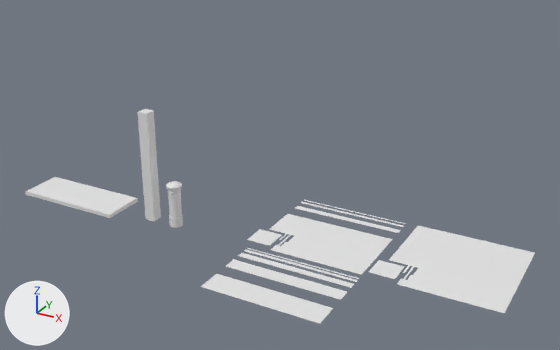
A saved change to the FBX model Assets/WorkflowExamples/UltimateTrim/UltimateTrimExamples.fbx.
Both versions are drawn from a 50 mm camera at (15.8, -19.4, 12.5) aimed at (2.6, 4.5, 0.5). Arrows for +X, +Y and +Z are at lower left; the lights stay in place. Where no turn or scale is listed for an object, it has been applied to the vertices.

Objects in the first picture: 'HotspotAtlas', 'HotspotAtlas.001', 'HotspotAtlas.002', 'Pillar_4m', 'PostBox_HotspotUvs', 'TableTop'.
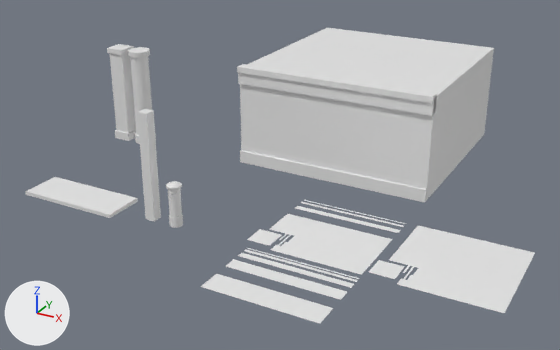
Commit message: Added more example assets

The change, as a diff of the scene's bpy script:
```diff
--- a/Assets/WorkflowExamples/UltimateTrim/UltimateTrimExamples.fbx.py
+++ b/Assets/WorkflowExamples/UltimateTrim/UltimateTrimExamples.fbx.py
@@ me_cube_002 @@
+me_cube_002.from_pydata([(8.0, 8.0, 4.0), (8.0, 8.0, 0.0), (8.0, 0.0, 4.0), (8.0, 0.0, 0.0), (0.0, 8.0, 4.0), (0.0, 8.0, 0.0), (0.0, 0.0, 4.0), (0.0, 0.0, 0.0), (8.0, 8.0, 1.0), (8.0, 0.0, 1.0), (0.0, 8.0, 1.0), (0.0, 0.0, 1.0)], [], [(0, 4, 6, 2), (9, 2, 6, 11), (5, 1, 3, 7), (11, 6, 4, 10), (8, 0, 2, 9), (3, 9, 11, 7), (7, 11, 10, 5), (1, 8, 9, 3), (5, 10, 8, 1), (10, 4, 0, 8)])
+for i in [0]: me_cube_002.polygons[i].material_index = 1
+me_cube_002.materials.append(mat_brick_tiling)  # its picture is missing
+me_cube_002.materials.append(mat_stone_tiling)  # its picture is missing
@@ ob_building_pillar_square_01_top @@
+ob_building_pillar_square_01_top = bpy.data.objects.new('Building_Pillar_Square_01_Top', me_cube_043)  # a box spanning x -0.399..0.399, y -0.399..0.399, z -0.113..0.1; in mat_stone_trim (its picture is missing)
+ob_building_pillar_square_01_top.location = (-6.0, 6.0, 4.0)
@@ ob_building_pillar_square_01_bottom @@
+ob_building_pillar_square_01_bottom = bpy.data.objects.new('Building_Pillar_Square_01_Bottom', me_cube_042)  # a box spanning x -0.399..0.399, y -0.399..0.399, z -0.007..0.34; in mat_stone_trim (its picture is missing)
+ob_building_pillar_square_01_bottom.location = (-6.0, 6.0, 0.0)
@@ ob_building_pillar_round_01_top @@
+ob_building_pillar_round_01_top = bpy.data.objects.new('Building_Pillar_Round_01_Top', me_cylinder_001)  # 48 vertices, 38 faces; spans x -0.465..0.465, y -0.465..0.465, z -0.113..0.1; in mat_stone_trim (its picture is missing)
+ob_building_pillar_round_01_top.location = (-5.0, 6.0, 4.0)
@@ ob_building_trim_16m_roof_01 @@
+ob_building_trim_16m_roof_01 = bpy.data.objects.new('Building_Trim_16m_Roof_01', me_cube_015)  # 14 vertices, 13 faces; spans x 0.0..8.0, y -0.2..0.25, z -0.61..0.1; in mat_stone_trim (its picture is missing)
+ob_building_trim_16m_roof_01.location = (0.0, 6.0, 4.0)
@@ ob_building_trim_16m_floor_01 @@
+ob_building_trim_16m_floor_01 = bpy.data.objects.new('Building_Trim_16m_Floor_01', me_cube_016)  # a box spanning x 0.0..8.0, y -0.12..0.02, z 0.0..0.5; in mat_stone_trim (its picture is missing)
+ob_building_trim_16m_floor_01.location = (0.0, 6.0, 0.0)
@@ ob_building_pillar_round_01 @@
+ob_building_pillar_round_01 = bpy.data.objects.new('Building_Pillar_Round_01', me_cylinder_003)  # 24 vertices, 14 faces; spans x -0.39..0.39, y -0.39..0.39, z 0.0..4.0; in mat_brick_tiling (its picture is missing)
+ob_building_pillar_round_01.location = (-5.0, 6.0, 0.0)
@@ ob_building_module_16x16 @@
+ob_building_module_16x16 = bpy.data.objects.new('Building_Module_16x16', me_cube_002)
+ob_building_module_16x16.location = (0.0, 6.0, 0.0)
@@ ob_building_pillar_square_01 @@
+ob_building_pillar_square_01 = bpy.data.objects.new('Building_Pillar_Square_01', me_cube_005)  # a box spanning x -0.34..0.34, y -0.34..0.34, z 0.0..4.0; in mat_stone_trim (its picture is missing)
+ob_building_pillar_square_01.location = (-6.0, 6.0, 0.0)
```

What differs and where, as boxes (x1, y1, x2, y2) in the pictures (560 x 350 px):
'Building_Module_16x16', added: after (240, 28, 494, 200)
    faces in mat_brick_tiling (its picture is missing): (240, 48, 494, 200)
    faces in mat_stone_tiling (its picture is missing): (247, 28, 493, 96)
'Building_Trim_16m_Roof_01', added: after (237, 64, 437, 116)
'Building_Trim_16m_Floor_01', added: after (240, 150, 427, 202)
'Building_Pillar_Square_01', added: after (110, 53, 136, 133)
'Building_Pillar_Round_01', added: after (130, 56, 152, 135)
'Building_Pillar_Round_01_Top', added: after (128, 47, 150, 58)
'Building_Pillar_Square_01_Top', added: after (107, 44, 134, 55)
'Building_Pillar_Square_01_Bottom', added: after (115, 130, 136, 141)
